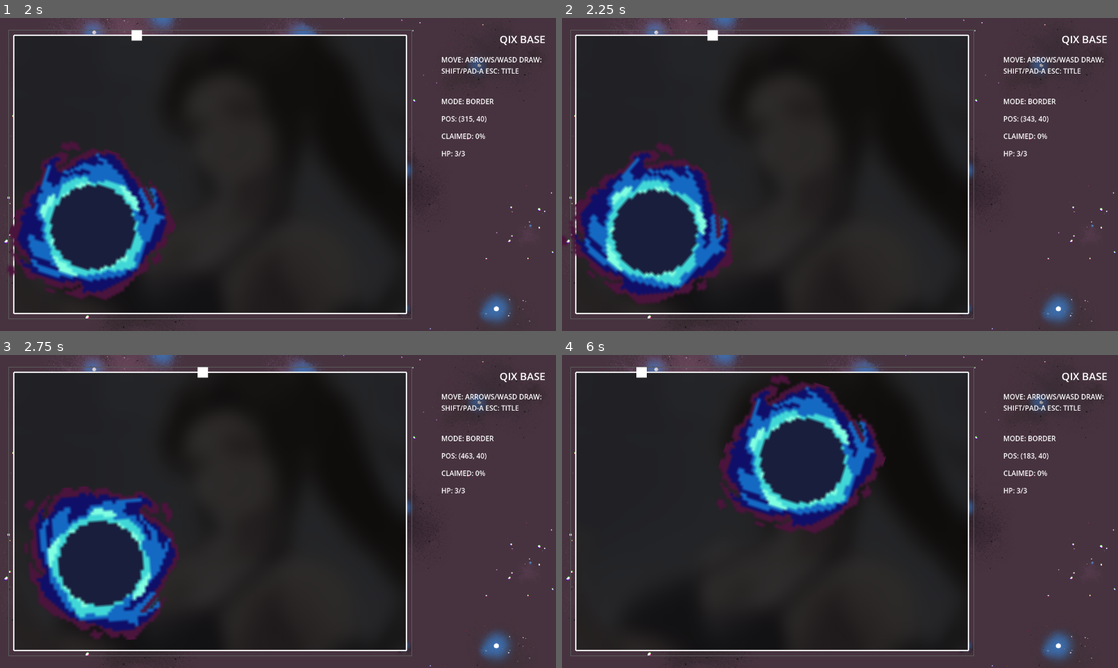
Above: before the commit, frames 1-4 (two rows, left to right).
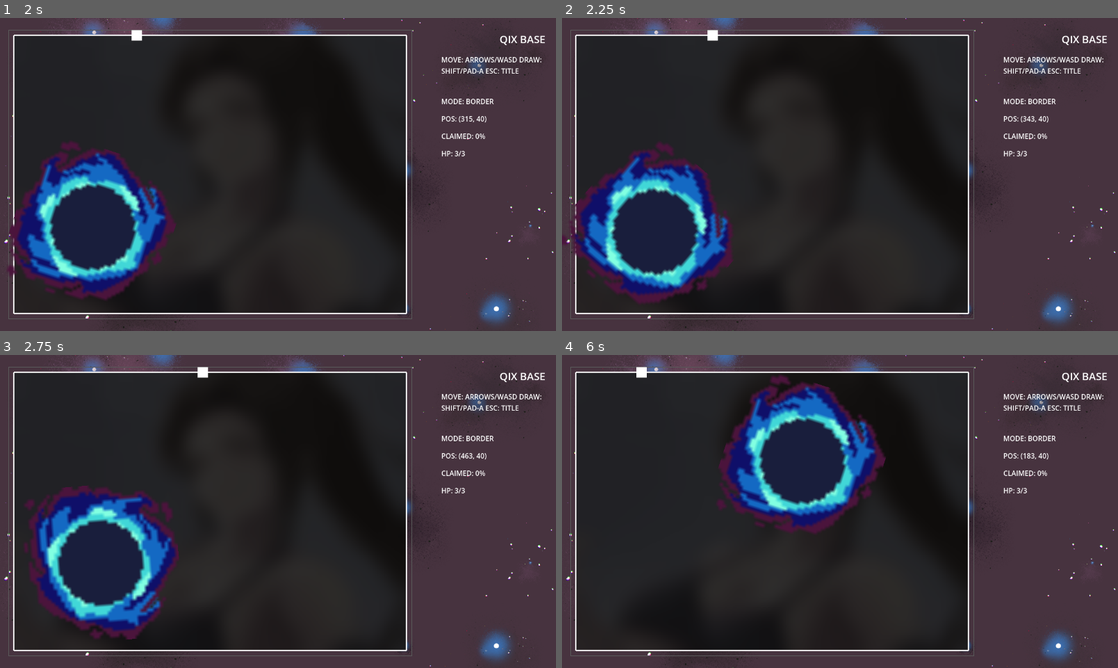
Above: after the commit, the same moments.

Repository: goenc/qix-project
Game: Godot game, scene res://scenes/title_main.tscn
Same seed, same stepped clock (60 frames per second), same inputs: the game is played once before the commit and once after it.
Inputs (mouse positions are in pixels of both pictures, inside the frame that each line leads up to):
- Up to frame 1 (2 s): tap A at 0.5 s; move the mouse to (400, 158) at 0.52 s; hold Right (move_right) 0.53-1.28 s; tap Shift (qix_draw) at 0.6 s; click (400, 158) at 0.67 s; tap Space at 0.77, 1.52 s; move the mouse to (166, 190) at 1.27 s; hold Down (move_down) from 1.28 s (still down); tap Enter (qix_start) at 1.35 s
- Up to frame 2 (2.25 s): move the mouse to (895, 105) at 2.02 s; release Down (move_down) at 2.03 s; hold Right (move_right) from 2.03 s (still down); tap Shift (qix_draw) at 2.1 s
- Up to frame 3 (2.75 s): keep holding Right (move_right)
- Up to frame 4 (6 s): move the mouse to (812, 574) at 2.77 s; release Right (move_right) at 2.78 s; hold Up (move_up) 2.78-3.53 s; tap Enter (qix_start) at 2.85, 4.35, 5.85 s; click (812, 574) at 2.92 s; tap Space at 3.02, 3.77, 4.52 s; move the mouse to (1006, 558) at 3.52 s; hold Left (move_left) 3.53-5.03 s; tap Shift (qix_draw) at 3.6, 5.1 s; move the mouse to (673, 464) at 4.27 s; move the mouse to (867, 511) at 5.02 s; hold Down (move_down) 5.03-5.78 s; click (867, 511) at 5.17 s; move the mouse to (756, 433) at 5.77 s; hold Right (move_right) from 5.78 s (still down)

Frame 1 is identical in both runs. In frame 2, less than 0.1% of the frame differs, in the area x 2-27%, y 46-86%; in frame 3, 0.1%, in the area x 8-27%, y 41-91%; in frame 4, less than 0.1%.

Commit message:
BOSS の反射を fallback 優先化し、押し戻しを縮小して自然さを調整する
・scripts/game/playfield_boundary.gd で _resolve_circle_hit_normal の返却順を見直し、fallback_normal を優先して角での軸丸めを弱めた。
・scripts/enemy/bbos.gd で反射後の押し戻し量を maxf(bounce_epsilon, 0.05) に縮小した。
・Godot を headless で起動し、プロジェクト読み込みが成功することを確認した。

Diff:
--- a/scripts/enemy/bbos.gd
+++ b/scripts/enemy/bbos.gd
@@ -86,7 +86,7 @@
 		position = boundary_hit["point"]
 		_attempt_player_hit(segment_start, position, safe_radius)
 		velocity = _reflect_velocity(velocity, Vector2(boundary_hit.get("normal", Vector2.ZERO)))
-		position += Vector2(boundary_hit.get("normal", Vector2.ZERO)) * maxf(bounce_epsilon * 2.0, 1.0)
+		position += Vector2(boundary_hit.get("normal", Vector2.ZERO)) * maxf(bounce_epsilon, 0.05)
 		position = _ensure_position_inside_active_boundary(position, safe_radius, safe_epsilon)
 		var travel_ratio := clampf(float(boundary_hit.get("travel_ratio", 1.0)), 0.0, 1.0)
 		remaining_time *= maxf(0.0, 1.0 - travel_ratio)
--- a/scripts/game/playfield_boundary.gd
+++ b/scripts/game/playfield_boundary.gd
@@ -945,6 +945,8 @@
 	fallback_normal: Vector2
 ) -> Vector2:
 	var resolved_normal := fallback_normal
+	if resolved_normal.length_squared() > DEFAULT_EPSILON * DEFAULT_EPSILON:
+		return resolved_normal.normalized()
 	if loop.size() < 2:
 		return resolved_normal
 
Not shown, changed: runtime/commit_details.md
Not shown, changed: runtime/commit_message.md
